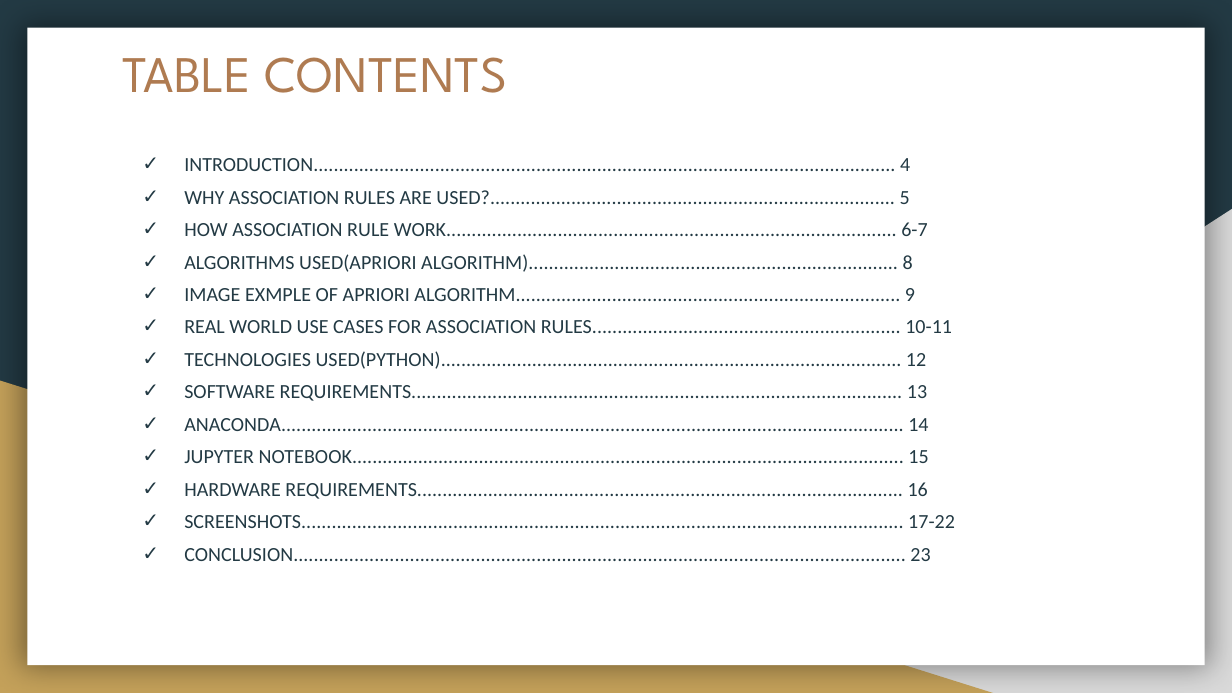
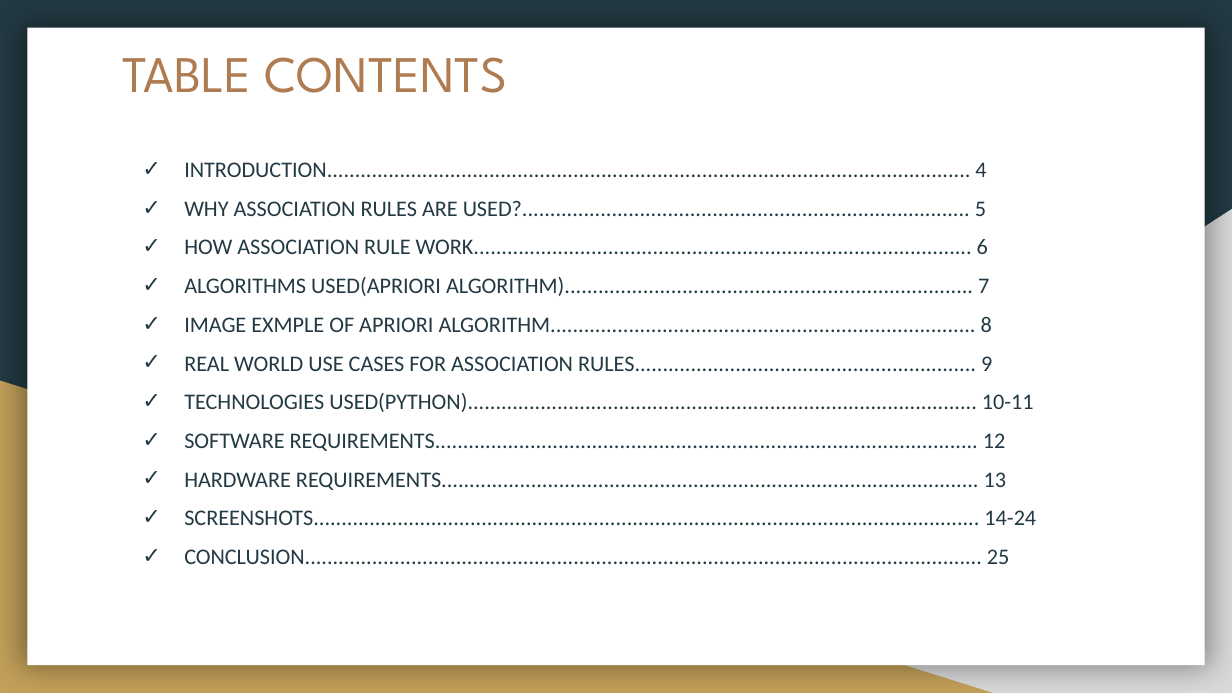
Before and after one commit to 2000nilratan/Implementation-of-Association-Rule-Mining, a slide deck: slide 3 of PPT on Implementation of Association Rule Mining.pptx. Drawn at 1232x693 pixels with LibreOffice and Linux fonts; fonts in the diff are those of the drawing. Boxes give left, top, right and bottom in pixels: in the first picture for what was removed or moved away, otherwise in the second. Text is boxed around its words. In the diff, an @@ line names an element or a change of style, - is before the commit and + after.

```diff
--- a/PPT on Implementation of Association Rule Mining.pptx
+++ b/PPT on Implementation of Association Rule Mining.pptx
@@ text at bbox=[184, 162, 986, 216]: size 11.7 to 13 pt in "INTRODUCTION................................................ ...", "WHY ASSOCIATION RULES ARE USED?............................. ..."; line spacing 1.35 to 1.45 @@
@@ text at bbox=[184, 239, 1036, 564]: text changed; size 11.7 to 13 pt @@
-✓ HOW ASSOCIATION RULE WORK......................................................................................... 6-7
-✓ ALGORITHMS USED(APRIORI ALGORITHM)......................................................................... 8
-✓ IMAGE EXMPLE OF APRIORI ALGORITHM............................................................................ 9
-✓ REAL WORLD USE CASES FOR ASSOCIATION RULES............................................................. 10-11
-✓ TECHNOLOGIES USED(PYTHON)........................................................................................... 12
-✓ SOFTWARE REQUIREMENTS................................................................................................. 13
-✓ ANACONDA........................................................................................................................... 14
-✓ JUPYTER NOTEBOOK............................................................................................................. 15
-✓ HARDWARE REQUIREMENTS................................................................................................ 16
-✓ SCREENSHOTS....................................................................................................................... 17-22
-✓ CONCLUSION......................................................................................................................... 23
+✓ HOW ASSOCIATION RULE WORK......................................................................................... 6
+✓ ALGORITHMS USED(APRIORI ALGORITHM)......................................................................... 7
+✓ IMAGE EXMPLE OF APRIORI ALGORITHM............................................................................ 8
+✓ REAL WORLD USE CASES FOR ASSOCIATION RULES............................................................. 9
+✓ TECHNOLOGIES USED(PYTHON)........................................................................................... 10-11
+✓ SOFTWARE REQUIREMENTS................................................................................................. 12
+✓ HARDWARE REQUIREMENTS................................................................................................ 13
+✓ SCREENSHOTS....................................................................................................................... 14-24
+✓ CONCLUSION......................................................................................................................... 25
```
Also in this commit, not shown: 4 other slides changed, 6 slides added, 4 slides removed, 1 other file.
